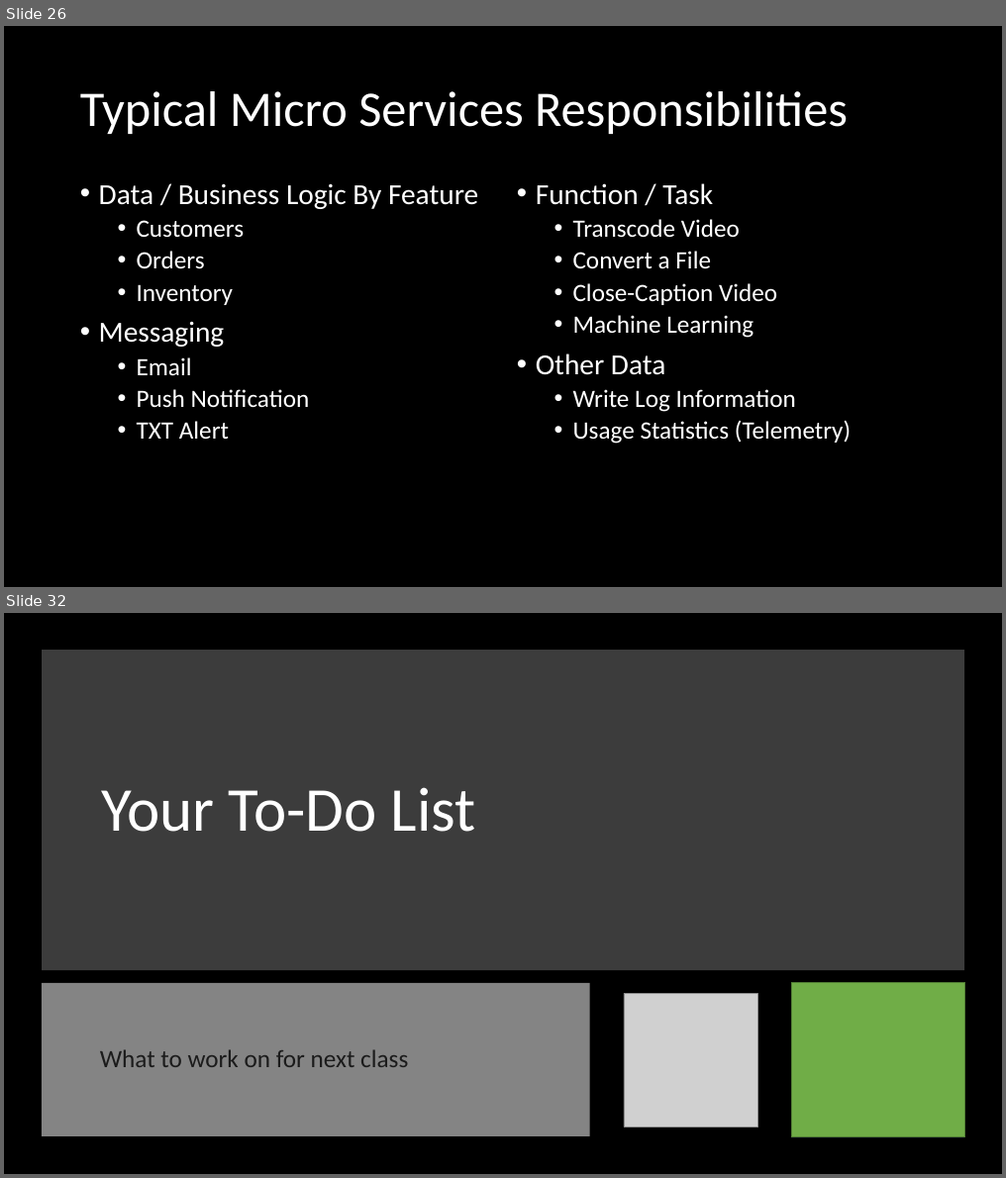
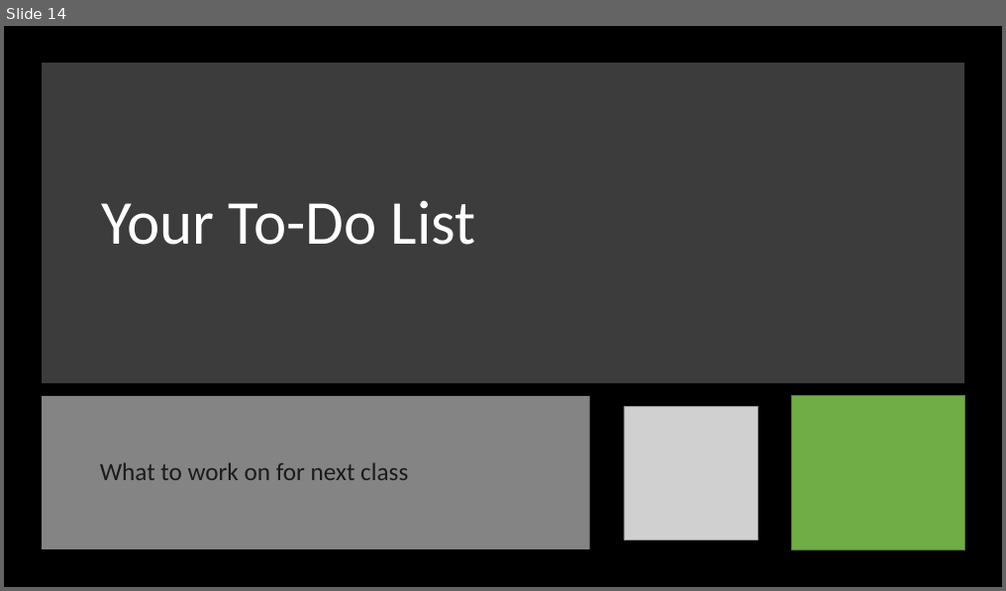
Before and after one commit to orstewar/ist346-content, a slide deck: content/09-services-application-architectures.pptx. Shown one above the other, each under a label of ours: slides 26 and 32 before the commit, slide 14 after it; the slides between them are not shown. The pictures are 1006x1178 and 1006x591 pixels, drawn with LibreOffice and Linux fonts; fonts in the diff are those of the drawing; grey boxes stand for pictures. Boxes give left, top, right and bottom in pixels: in the first picture for what was removed or moved away, otherwise in the second. Text is boxed around its words. In the diff, an @@ line names an element or a change of style, - is before the commit and + after.

```diff
--- a/content/09-services-application-architectures.pptx
+++ b/content/09-services-application-architectures.pptx
@@ slide 26 removed at [4, 26, 1002, 587], background #000000 @@
@@ title removed at [80, 91, 847, 134] @@
-Typical Micro Services Responsibilities
@@ text removed at [99, 184, 478, 439] @@
-• Data / Business Logic By Feature
-  • Customers
-  • Orders
-  • Inventory
-• Messaging
-  • Email
-  • Push Notification
-  • TXT Alert
@@ text removed at [536, 183, 850, 444] @@
-• Function / Task
-  • Transcode Video
-  • Convert a File
-  • Close-Caption Video
-  • Machine Learning
-• Other Data
-  • Write Log Information
-  • Usage Statistics (Telemetry)
@@ what was slide 32 is now slide 14 @@
```
Also in this commit, not shown: 5 slides changed, 4 slides added, 22 other slides removed, 2 other files.
